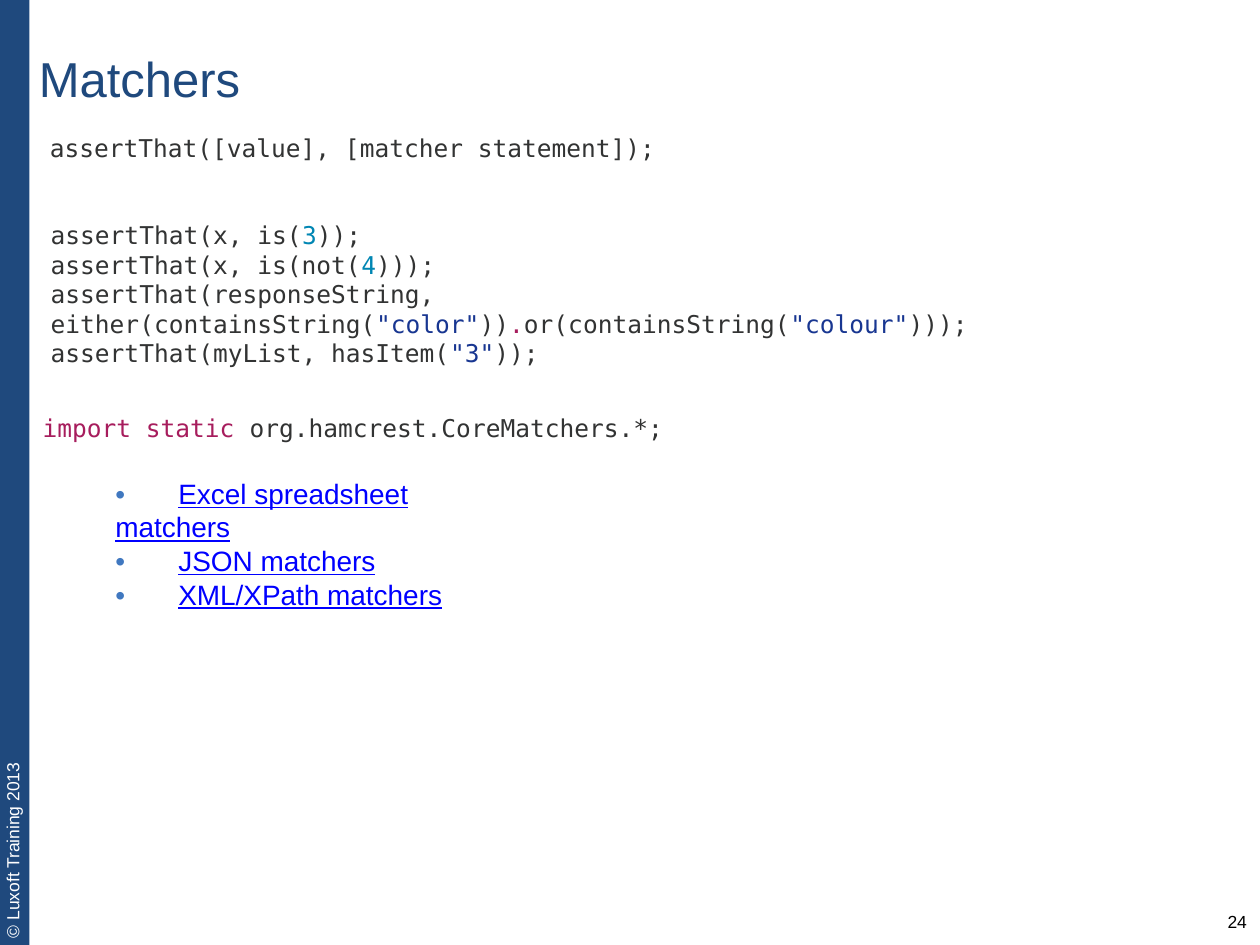
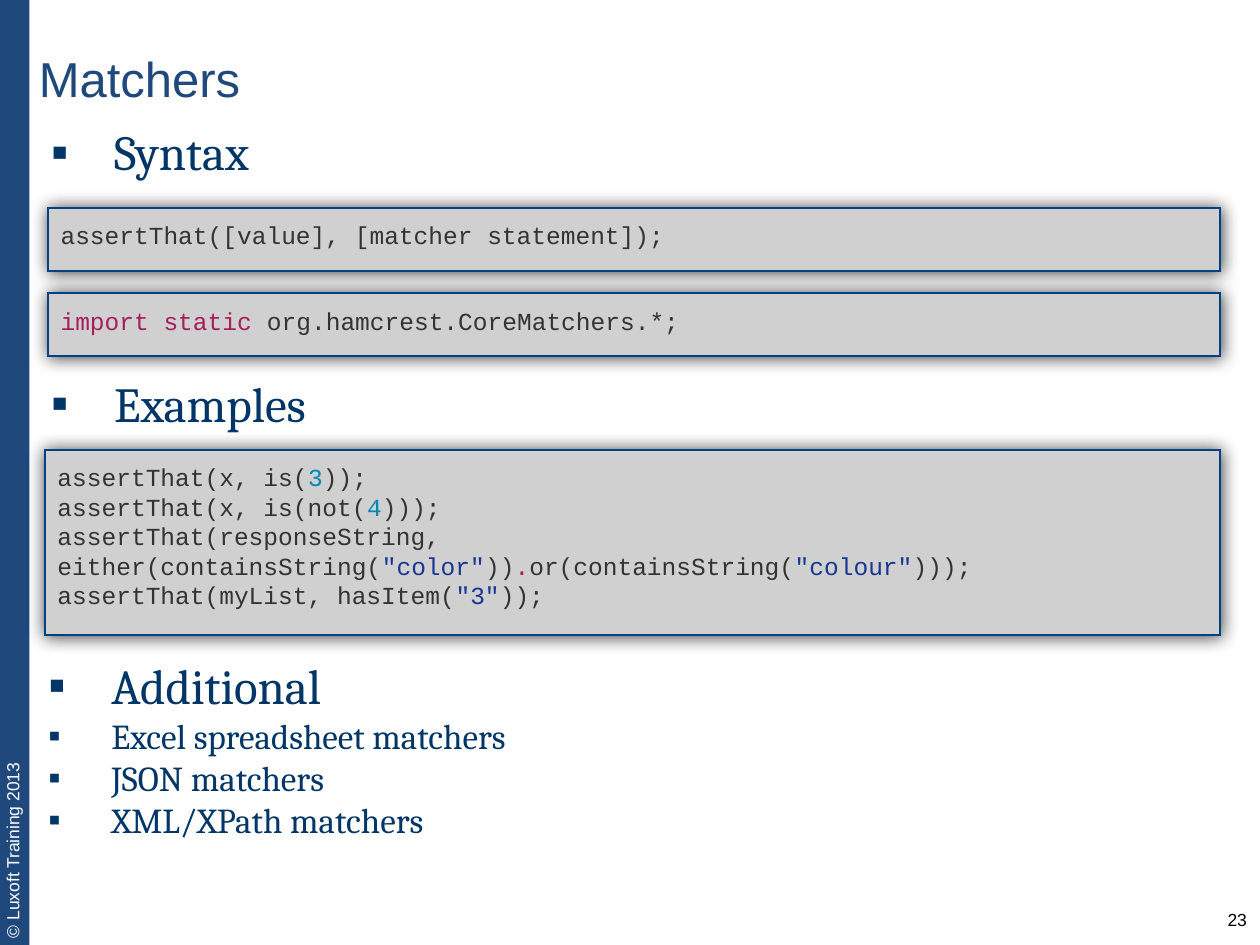
Before and after one commit to team3/lux-trainings-all, a slide deck: slide 23 of JVA-011. unit-testing-with-junit/JVA-011-lecture1-unit-testing-basics.pptx (slide 24 before the commit). Drawn at 1260x945 pixels with LibreOffice and Linux fonts; fonts in the diff are those of the drawing; grey boxes stand for pictures. Boxes give left, top, right and bottom in pixels: in the first picture for what was removed or moved away, otherwise in the second. Text is boxed around its words. In the diff, an @@ line names an element or a change of style, - is before the commit and + after.

```diff
--- a/JVA-011. unit-testing-with-junit/JVA-011-lecture1-unit-testing-basics.pptx
+++ b/JVA-011. unit-testing-with-junit/JVA-011-lecture1-unit-testing-basics.pptx
@@ text removed at [50,138,655,161] @@
-assertThat([value], [matcher statement]);
@@ text added at [114,137,249,181], 28 pt, text #003567 @@
+▪ Syntax
@@ picture added at [48,208,1220,271], 14 pt, text #323333 @@
+assertThat([value], [matcher statement]);
@@ text removed at [51,225,968,367] @@
-assertThat(x, is(3));
-assertThat(x, is(not(4)));
-assertThat(responseString, either(containsString("color")).or(containsString("colour")));
-assertThat(myList, hasItem("3"));
@@ text "import static org.hamcrest.CoreMatchers.*;": place and size @@
-text "import static org.hamcrest.CoreMatchers.*;" at [43,418,663,443]
+text "import static org.hamcrest.CoreMatchers.*;" at [61,312,679,335]
@@ text "import static org.hamcrest.CoreMatchers.*;" at [61,312,679,335]: font DejaVu Sans Mono to Courier New @@
@@ picture added at [48,294,1220,357] @@
@@ text added at [114,388,306,433], 28 pt, text #003567 @@
+▪ Examples
@@ picture added at [45,450,1221,635], 14 pt, text #323333 @@
+assertThat(x, is(3));
+assertThat(x, is(not(4)));
+assertThat(responseString, either(containsString("color")).or(containsString("colour")));
+assertThat(myList, hasItem("3"));
@@ text at [111,670,505,838]: text changed; size 16 to 20 pt; font Arial to Cambria; text colour #0000FF to #003567 @@
-• Excel spreadsheet matchers
-• JSON matchers
-• XML/XPath matchers
+▪ Additional
+    ▪ Excel spreadsheet matchers
+        ▪ JSON matchers
+        ▪ XML/XPath matchers
@@ page number at [1228,913,1247,926]: text changed @@
-24
+23
```
Also in this commit, not shown: 18 other slides changed, 3 slides added, 2 slides removed.
